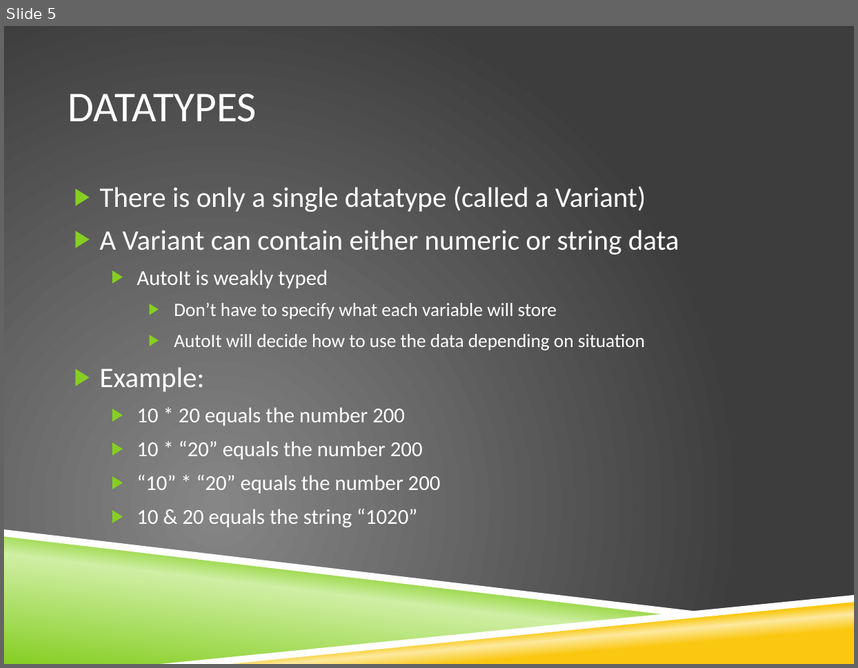
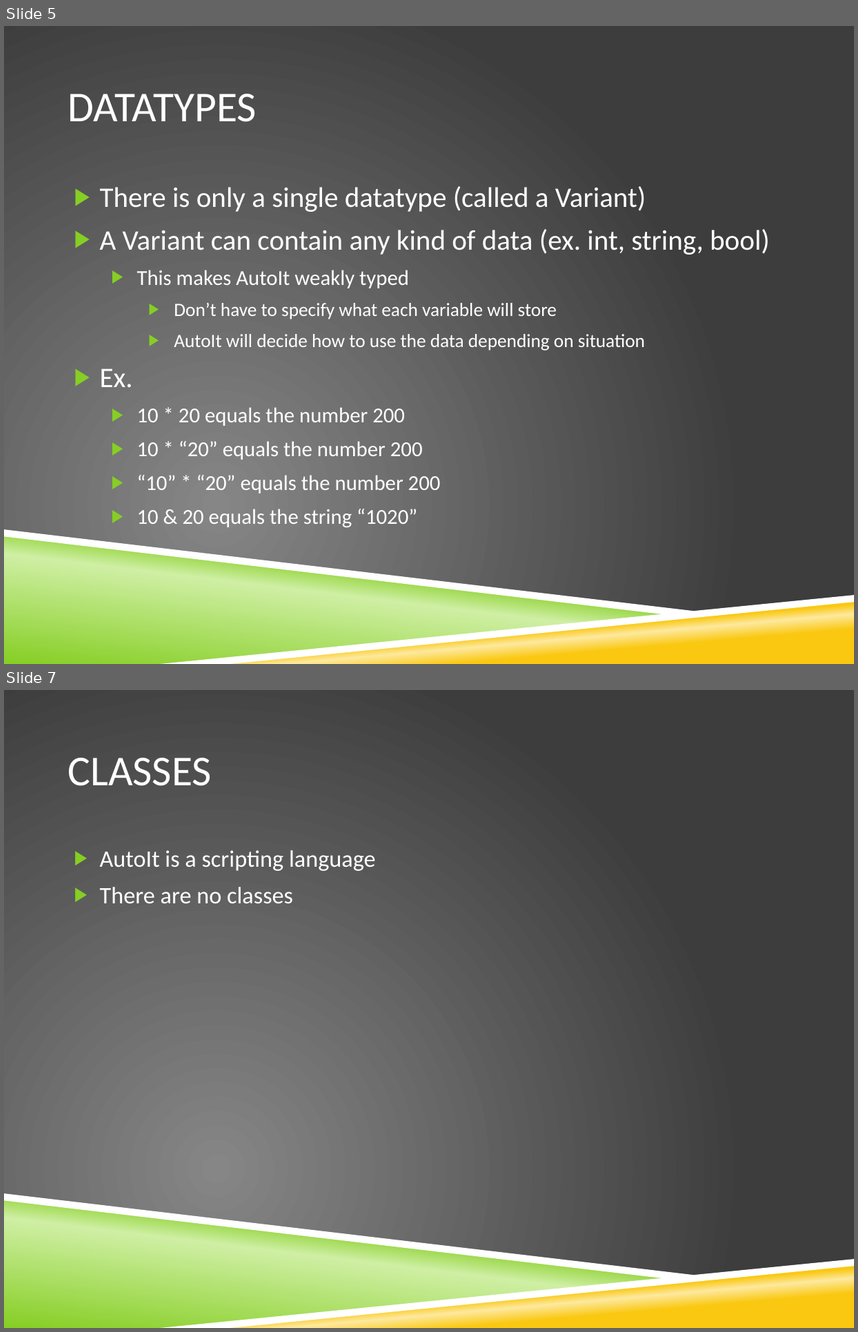
Before and after one commit to krobison/csci400_project, a slide deck: LanguageExplore.pptx. Shown one above the other, each under a label of ours: slide 5 before the commit, slides 5 and 7 after it; the slides between them are not shown. The pictures are 858x668 and 858x1332 pixels, drawn with LibreOffice and Linux fonts; fonts in the diff are those of the drawing; background and template pictures are left out. Boxes give left, top, right and bottom in pixels: in the first picture for what was removed or moved away, otherwise in the second. Text is boxed around its words. In the diff, an @@ line names an element or a change of style, - is before the commit and + after.

```diff
--- a/LanguageExplore.pptx
+++ b/LanguageExplore.pptx
@@ slide 7 added at bbox=[4, 690, 854, 1328], background picture (left out); not listed: 4 template elements that a slide beside it also shows @@
@@ title added at bbox=[67, 758, 212, 786], 36 pt, text #FFFFFF @@
+CLASSES
@@ text added at bbox=[100, 850, 376, 903], 20 pt, text #FFFFFF @@
+▶ AutoIt is a scripting language
+▶ There are no classes
@@ slide 5 changed as well @@
@@ text at bbox=[100, 229, 770, 288]: text changed @@
-▶ A Variant can contain either numeric or string data
-  ▶ AutoIt is weakly typed
+▶ A Variant can contain any kind of data (ex. int, string, bool)
+  ▶ This makes AutoIt weakly typed
@@ text at bbox=[100, 368, 133, 387]: text changed @@
-▶ Example:
+▶ Ex.
```
Also in this commit, not shown: 4 other slides changed, 2 other slides added.
